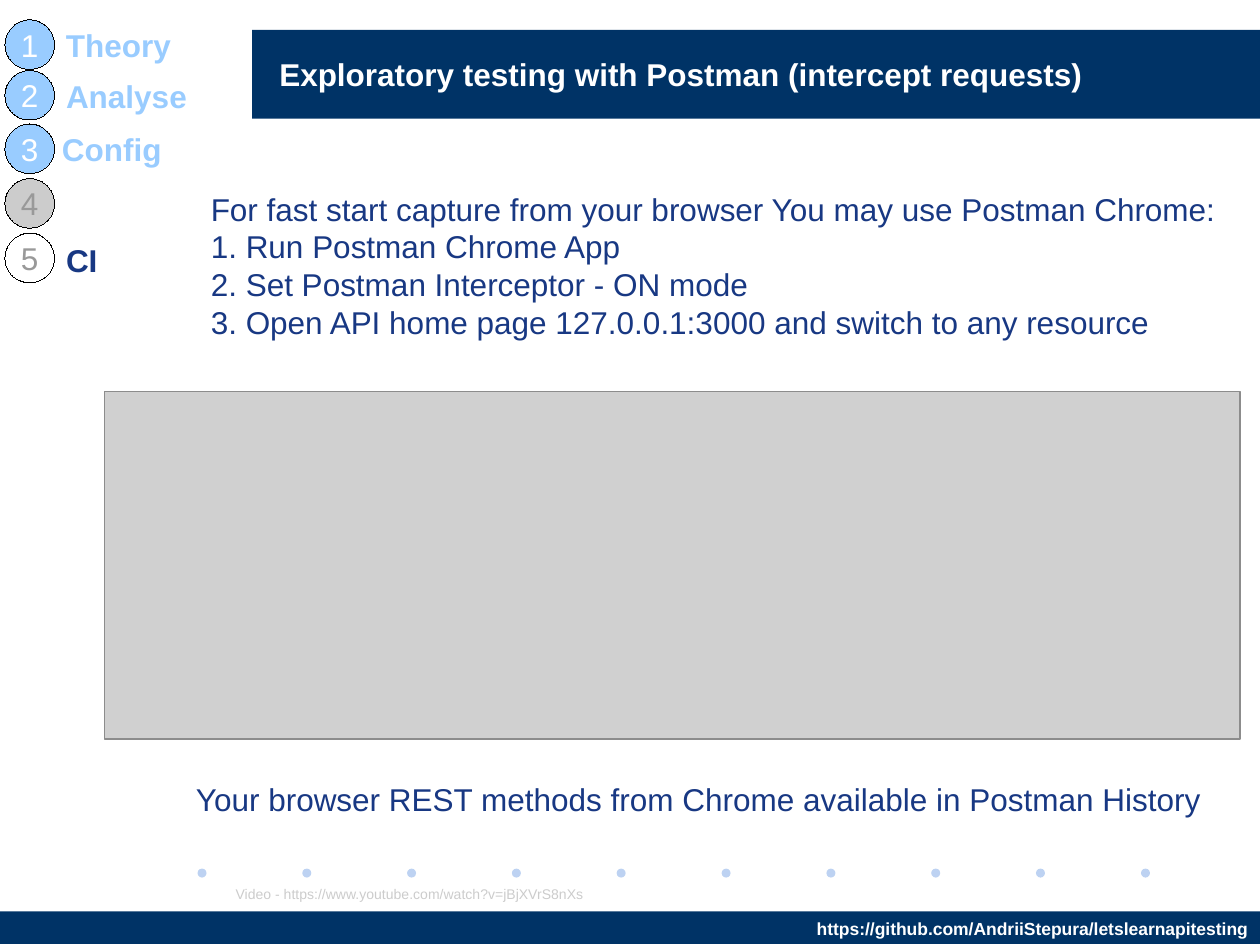
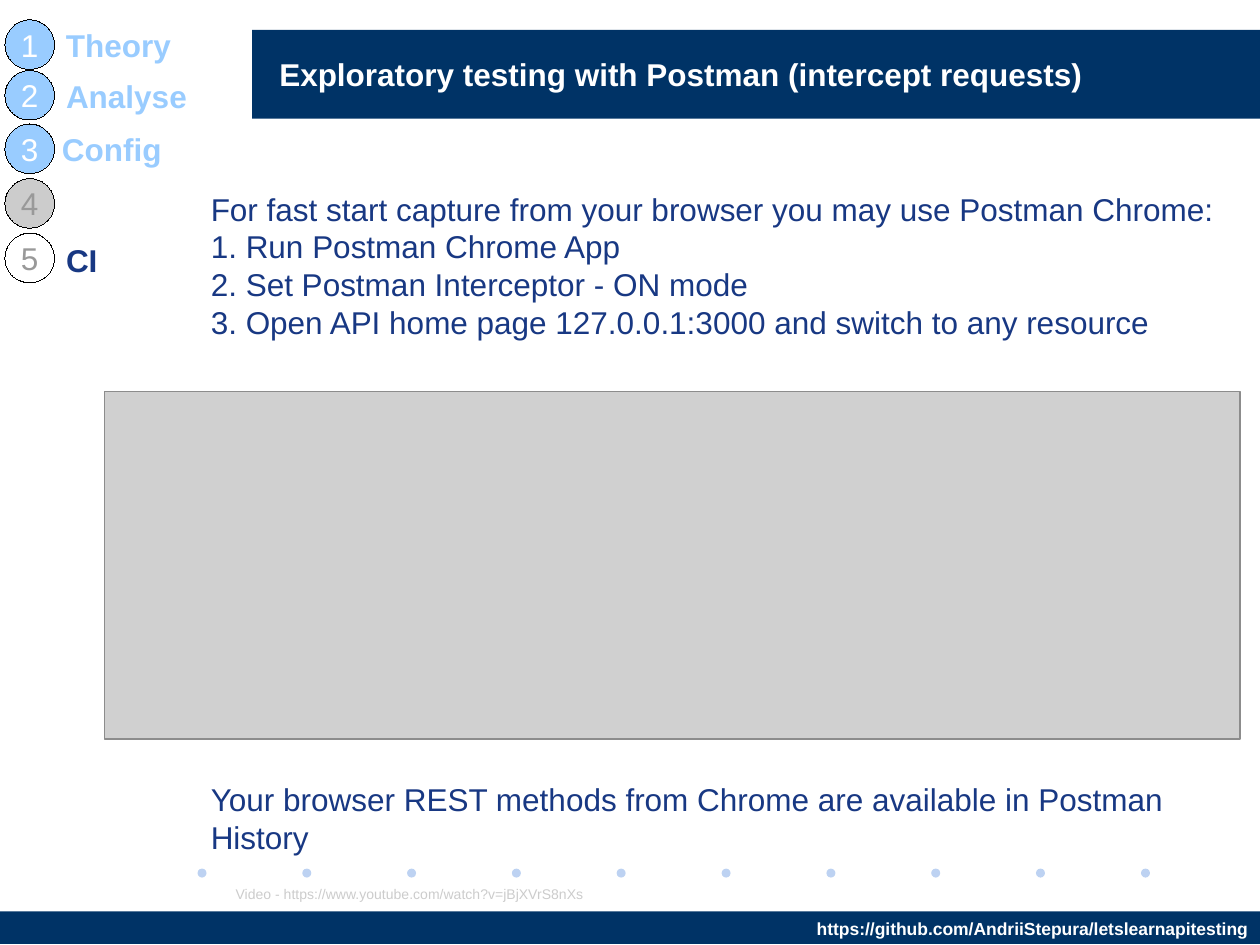
Before and after one commit to AndriiStepura/letslearnapitesting, a slide deck: slide 14 of StartTestingApiWithPostman.odp. Drawn at 1260x945 pixels with LibreOffice and Linux fonts; fonts in the diff are those of the drawing; grey boxes stand for pictures; background and template pictures are left out. Boxes give left, top, right and bottom in pixels: in the first picture for what was removed or moved away, otherwise in the second. Text is boxed around its words. In the diff, an @@ line names an element or a change of style, - is before the commit and + after.

Commit message:
James Wafer – Translation and grammar review https://www.linkedin.com/in/james-wafer-44712165/

```diff
--- a/StartTestingApiWithPostman.odp
+++ b/StartTestingApiWithPostman.odp
@@ text at <box>211,198,1213,264</box>: text changed @@
-For fast start capture from your browser You may use Postman Chrome:
-1. Run Postman Chrome App
+For fast start capture from your browser you may use Postman Chrome:
+1. Run Postman Chrome App
@@ text at <box>211,788,1162,855</box>: text changed @@
-Your browser REST methods from Chrome available in Postman History
+Your browser REST methods from Chrome are available in Postman History
```
Also in this commit, not shown: 22 other slides changed.
